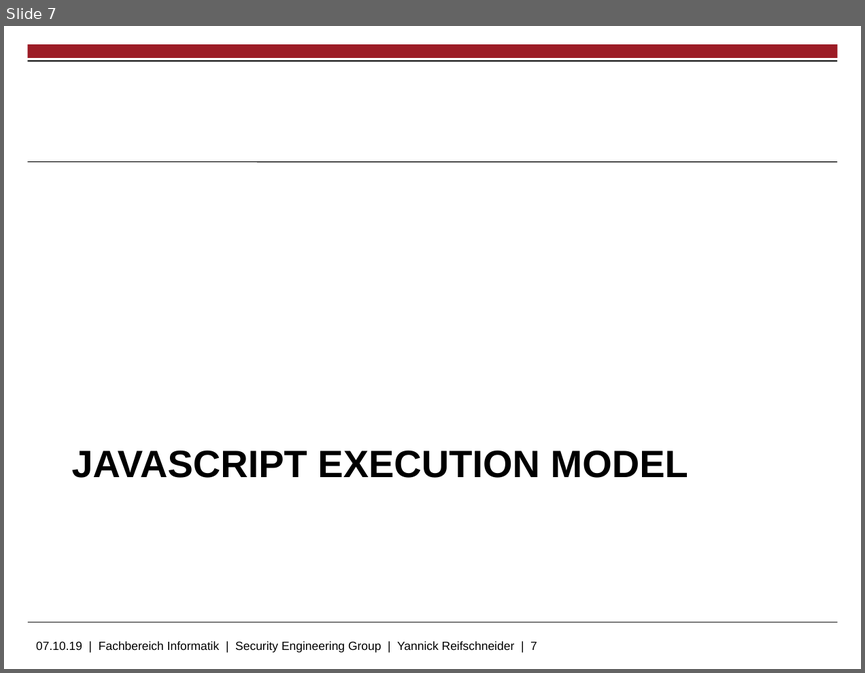
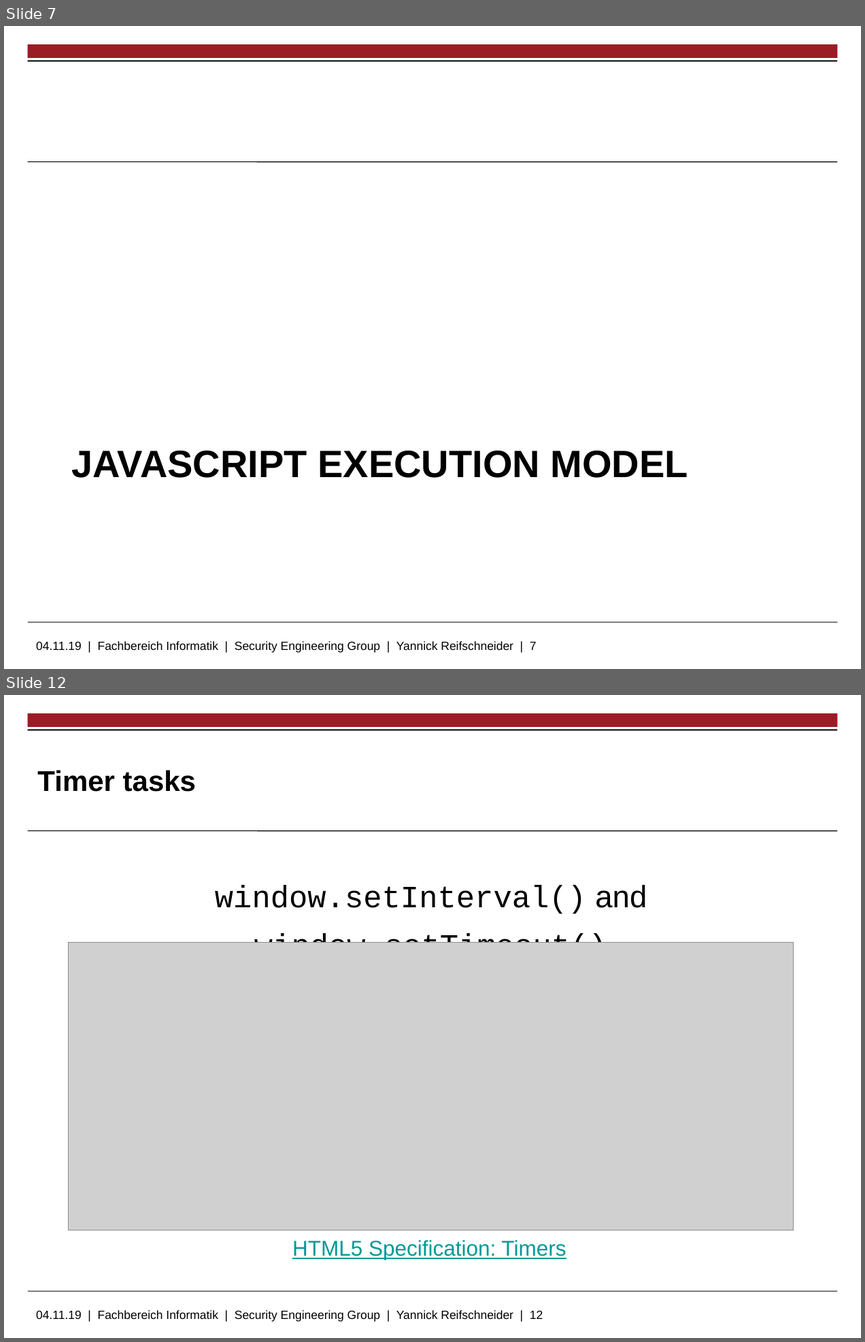
Before and after one commit to skidr0w/background-execution, a slide deck: thesis/slides.pptx. Shown one above the other, each under a label of ours: slide 7 before the commit, slides 7 and 12 after it; the slides between them are not shown. The pictures are 865x673 and 865x1342 pixels, drawn with LibreOffice and Linux fonts; fonts in the diff are those of the drawing; grey boxes stand for pictures; background and template pictures are left out. Boxes give left, top, right and bottom in pixels: in the first picture for what was removed or moved away, otherwise in the second. Text is boxed around its words. In the diff, an @@ line names an element or a change of style, - is before the commit and + after.

```diff
--- a/thesis/slides.pptx
+++ b/thesis/slides.pptx
@@ slide 12 added at [4, 695, 861, 1338], background #FFFFFF; not listed: 5 template elements that a slide beside it also shows @@
@@ title added at [37, 770, 196, 792], 24 pt, text #000000, bold @@
+Timer tasks
@@ text added at [215, 885, 647, 943], 26 pt, text #000000 @@
+window.setInterval() and window.setTimeout()
@@ picture added at [68, 942, 793, 1229] @@
@@ text added at [292, 1240, 566, 1259], 18 pt, text #009999, underline @@
+HTML5 Specification: Timers
@@ text at [36, 641, 536, 652]: text changed @@
-07.10.19 | Fachbereich Informatik | Security Engineering Group | Yannick Reifschneider | 7
+04.11.19 | Fachbereich Informatik | Security Engineering Group | Yannick Reifschneider | 7
```
Also in this commit, not shown: 2 slides changed, 13 other slides added.
